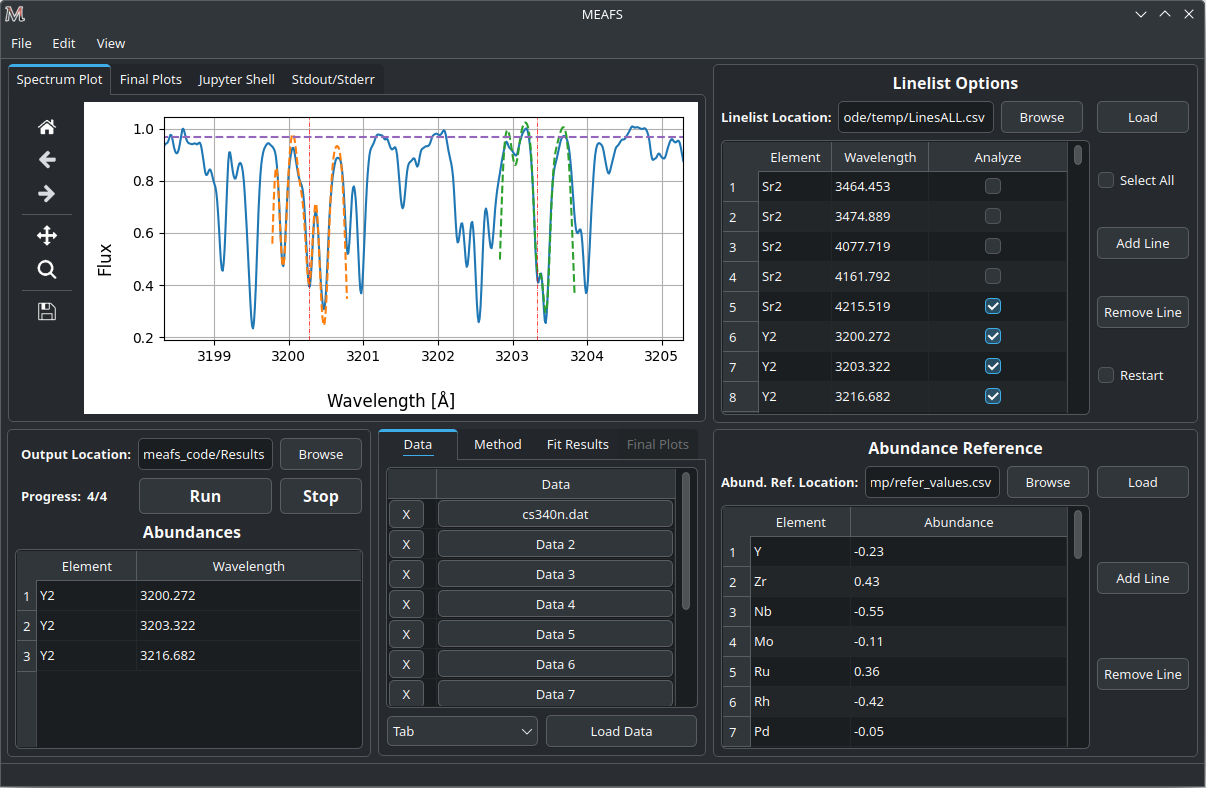
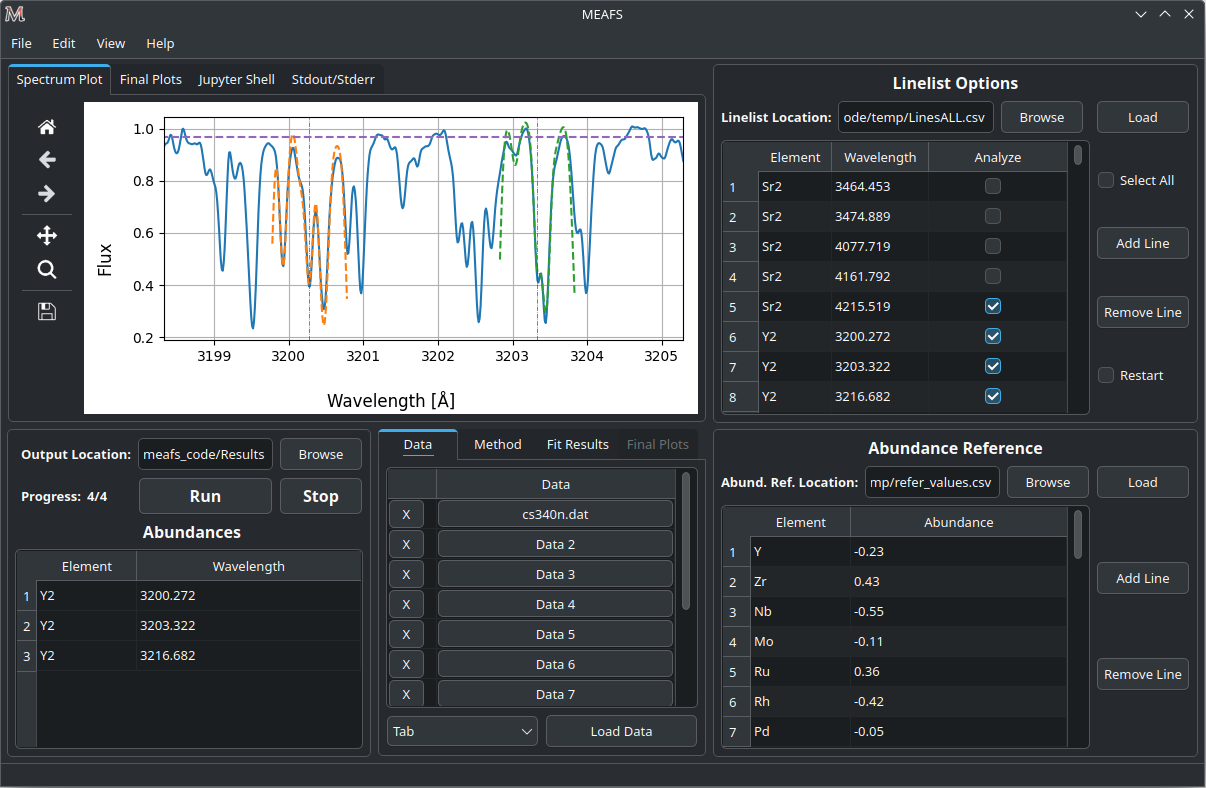
Before/after of a 1206 × 788 layered artwork. What changed in the layer stack:
renamed "meafs_gui_02.png #1" to "meafs_gui_02.png", painted on it over [147, 38, 175, 51]
